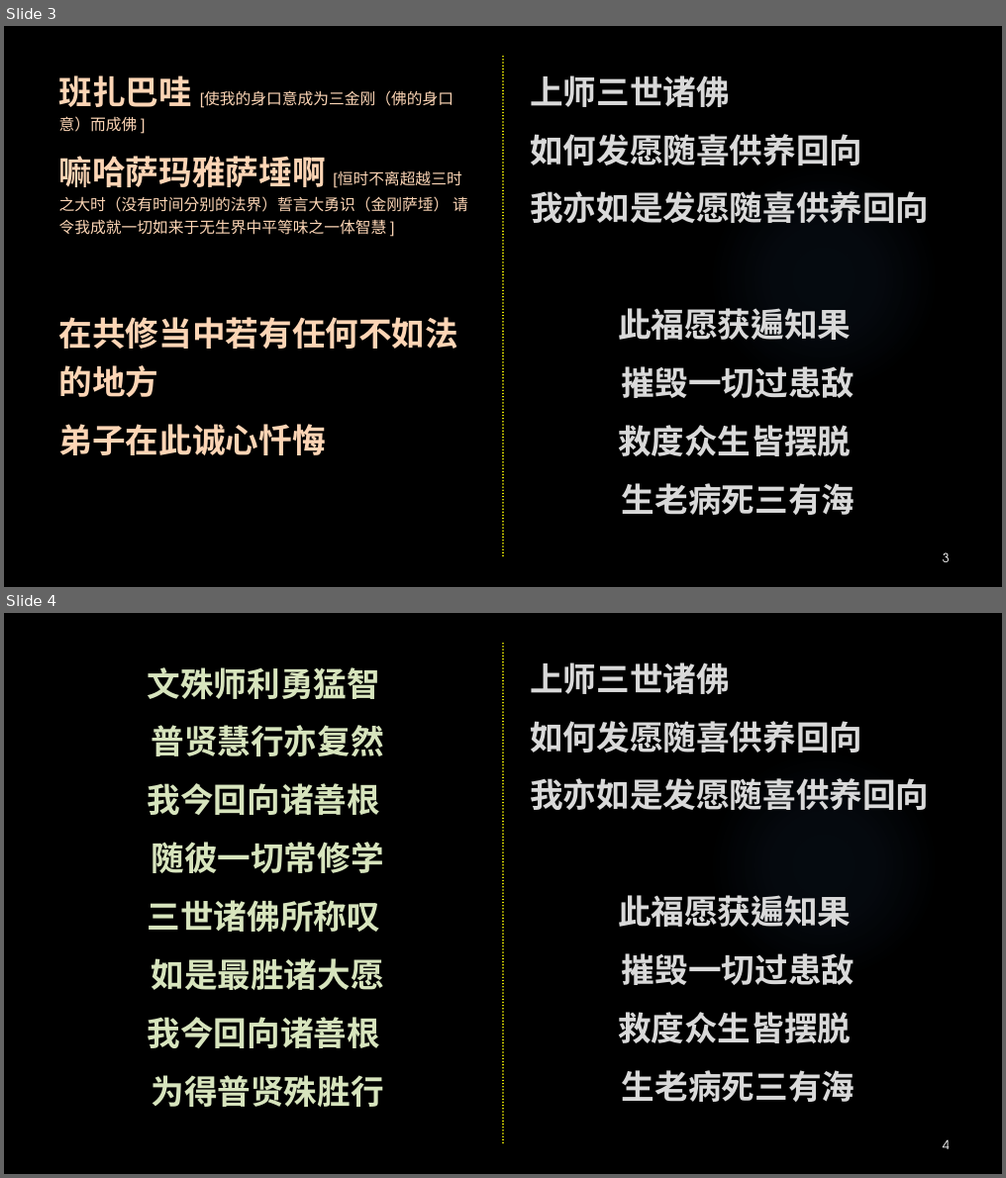
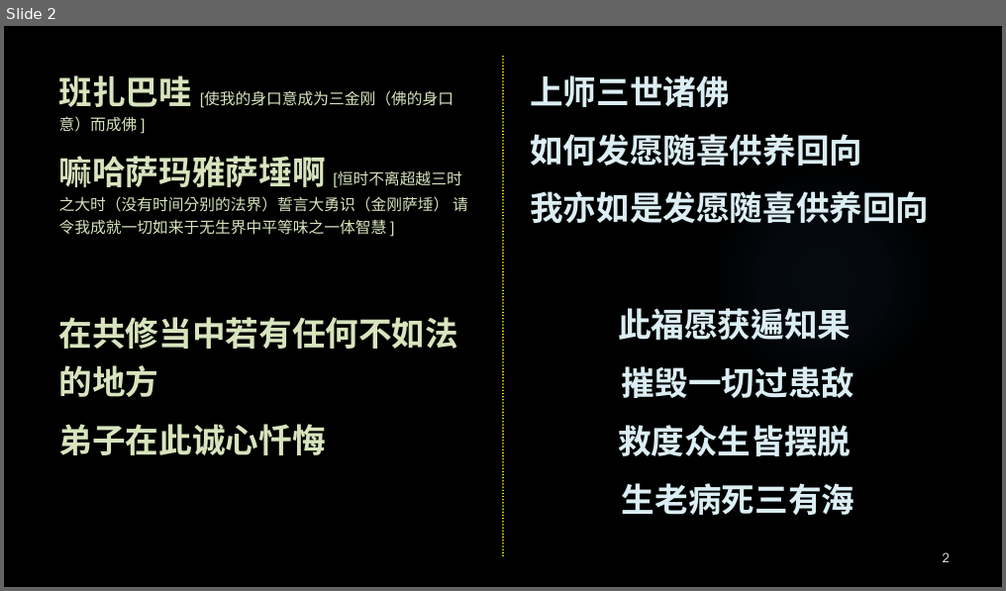
Before and after one commit to zuokun2013/hdv, a slide deck: other/回向2021.pptx. Shown one above the other, each under a label of ours: slides 3 and 4 before the commit, slide 2 after it. The pictures are 1006x1178 and 1006x591 pixels, drawn with LibreOffice and Linux fonts; fonts in the diff are those of the drawing; background and template pictures are left out. Boxes give left, top, right and bottom in pixels: in the first picture for what was removed or moved away, otherwise in the second. Text is boxed around its words. In the diff, an @@ line names an element or a change of style, - is before the commit and + after.

```diff
--- a/other/回向2021.pptx
+++ b/other/回向2021.pptx
@@ slide 4 removed at bbox=[4, 613, 1002, 1174], background picture (left out); not listed: 2 template elements that a slide beside it also shows @@
@@ text removed at bbox=[148, 667, 383, 1107] @@
-文殊师利勇猛智
-普贤慧行亦复然
-我今回向诸善根
-随彼一切常修学
-三世诸佛所称叹
-如是最胜诸大愿
-我今回向诸善根
-为得普贤殊胜行
@@ text removed at bbox=[530, 663, 929, 1102] @@
-上师三世诸佛
-如何发愿随喜供养回向
-我亦如是发愿随喜供养回向
-此福愿获遍知果
-摧毁一切过患敌
-救度众生皆摆脱
-生老病死三有海
@@ page number removed at bbox=[943, 1140, 949, 1150] @@
-4
@@ what was slide 3 is now slide 2 @@
@@ slide 2 changed as well @@
@@ text "班扎巴哇 [使我的身口意成为三金刚（佛的身口意）而成佛 ]" at bbox=[59, 76, 468, 456]: text colour #FCD5B5 to #D7E4BD @@
@@ text "上师三世诸佛" at bbox=[530, 76, 929, 515]: text colour #D9D9D9 to #DBEEF4 @@
@@ page number at bbox=[943, 553, 949, 563]: text changed @@
-3
+2
```
Also in this commit, not shown: 6 other slides changed, 4 other slides removed, 10 other files.
